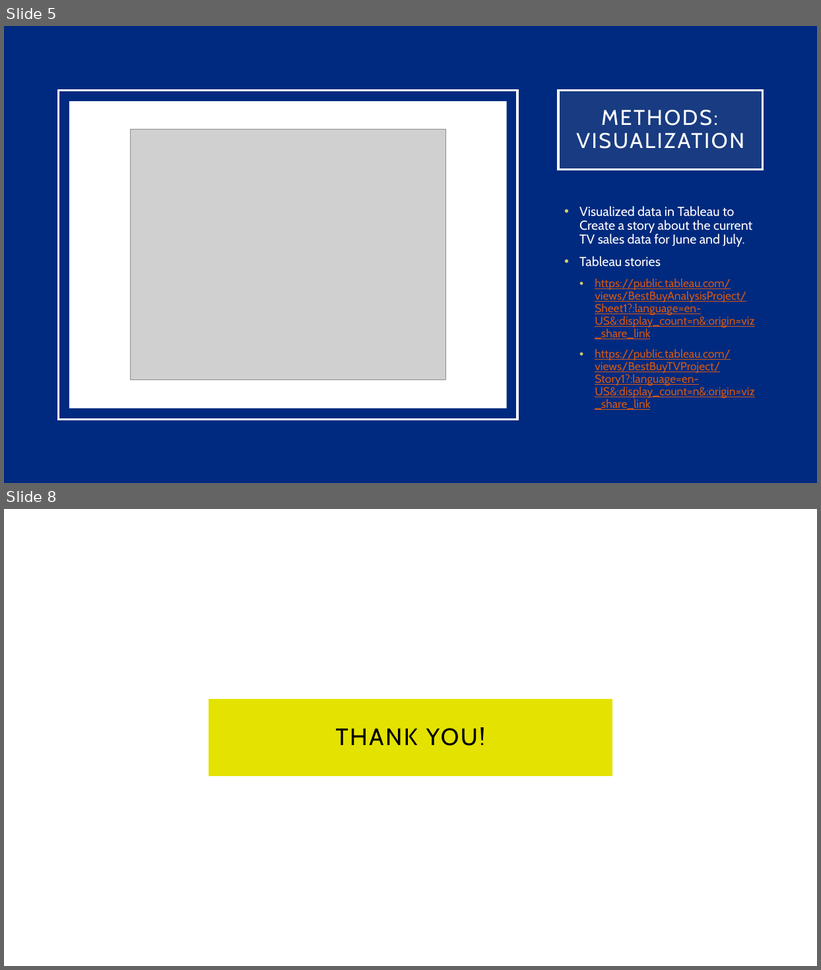
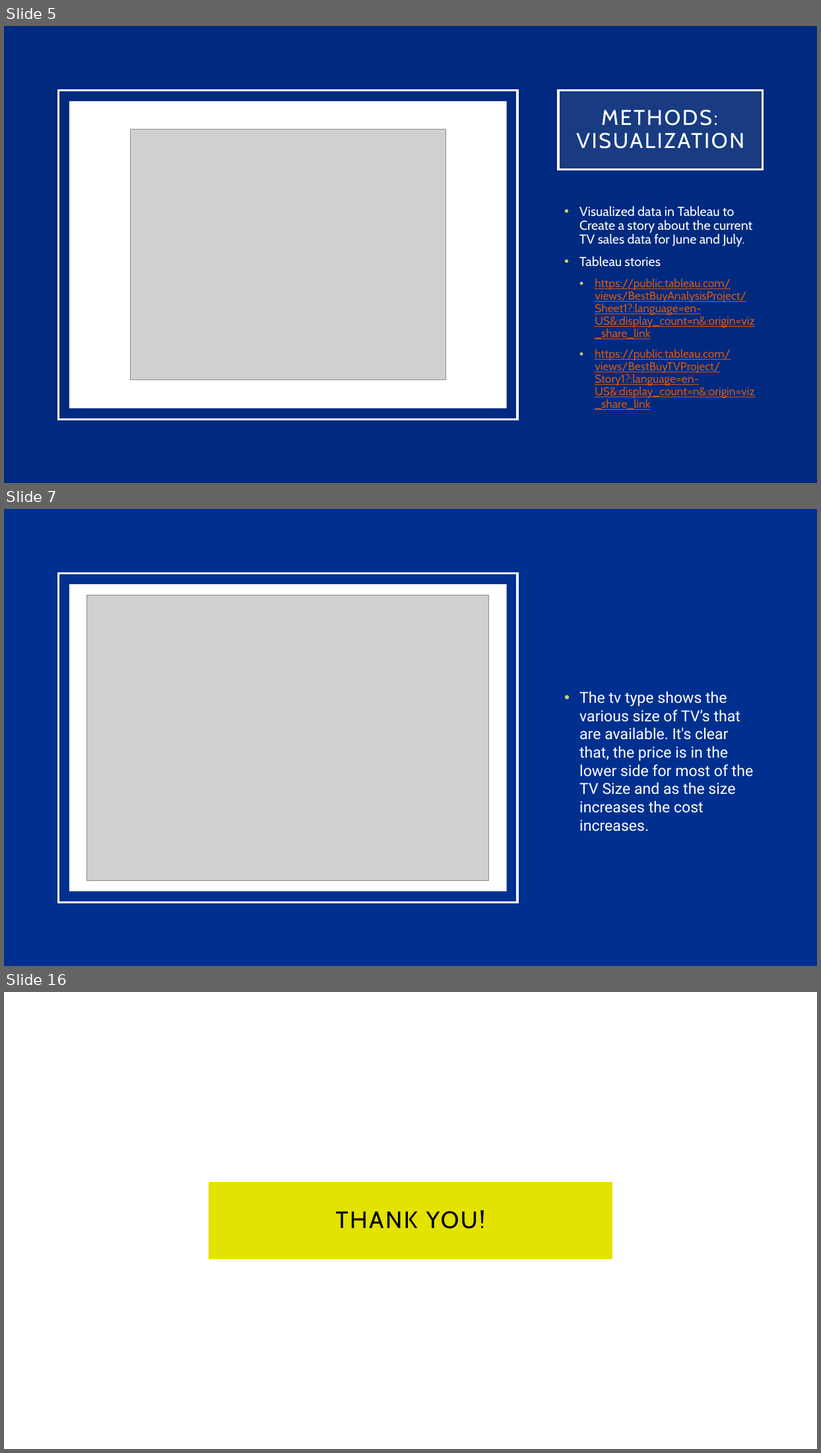
Before and after one commit to kdmorjam/Project_4_BestBuy, a slide deck: Final Project/BestBuy.pptx. Shown one above the other, each under a label of ours: slides 5 and 8 before the commit, slides 5, 7 and 16 after it; the slides between them are not shown. The pictures are 821x970 and 821x1453 pixels, drawn with LibreOffice and Linux fonts; fonts in the diff are those of the drawing; grey boxes stand for pictures. Boxes give left, top, right and bottom in pixels: in the first picture for what was removed or moved away, otherwise in the second. Text is boxed around its words. In the diff, an @@ line names an element or a change of style, - is before the commit and + after.

```diff
--- a/Final Project/BestBuy.pptx
+++ b/Final Project/BestBuy.pptx
@@ slide 7 added at (4,509,817,966), background #00308F @@
@@ rectangle added at (58,573,517,902), outline #FFFFFF 2.5 pt @@
@@ rectangle added at (69,584,507,891), fill #FFFFFF @@
@@ picture added at (87,595,489,881) @@
@@ text added at (580,691,754,832), 18 pt, text #FFFFFF @@
+• The tv type shows the various size of TV’s that are available. It's clear that, the price is in the lower side for most of the TV Size and as the size increases the cost increases.
@@ what was slide 8 is now slide 16 @@
```
Also in this commit, not shown: 2 slides changed, 7 other slides added, 2 other files.
